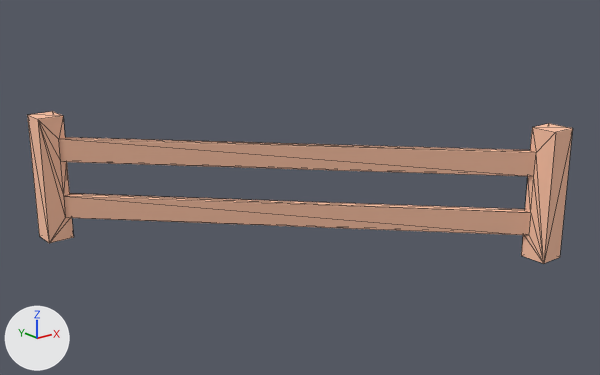
One commit to the OBJ model DynamicLab/Assets/Nature Kit/Models/OBJ format/fence_simpleDiagonal.obj: the scene before it, then after it.
Camera for both pictures: a camera (50 mm lens) standing at (-1.293, -1.655, 0.822) and looking at (0.018, -0.017, 0.167). The lights are fixed; the arrows at lower left show +X, +Y and +Z. The picture after the commit comes second. Mesh edges are drawn as thin lines. Where no turn or scale is listed for an object, it has been applied to the vertices.

In view in the first picture: 'fence_simpleDiagonal'.
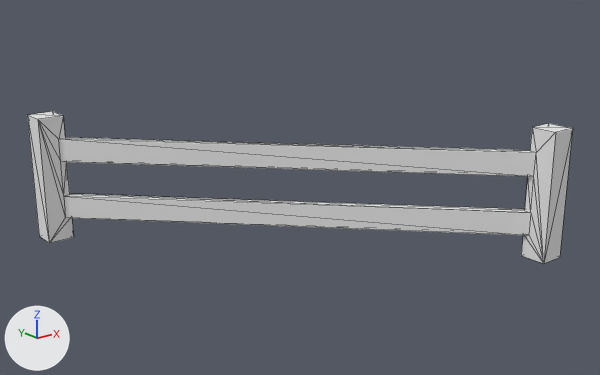
Location of each change, (x1, y1, x2, y2) in pixels of the pictures (600 x 375 px):
'fence_simpleDiagonal', recoloured (beige to white): (27, 111, 573, 264) in both

The change, as a list of edits to the scene's bpy script:
```text
Change mat_wood:
    mat_wood.base_color: (1.0, 0.557, 0.384) -> (0.8, 0.8, 0.8)  # beige #ffc5a7 -> white #e7e7e7
Change mat_wooddark:
    mat_wooddark.base_color: (0.769, 0.427, 0.294) -> (0.8, 0.8, 0.8)  # beige #e3af94 -> white #e7e7e7
```
